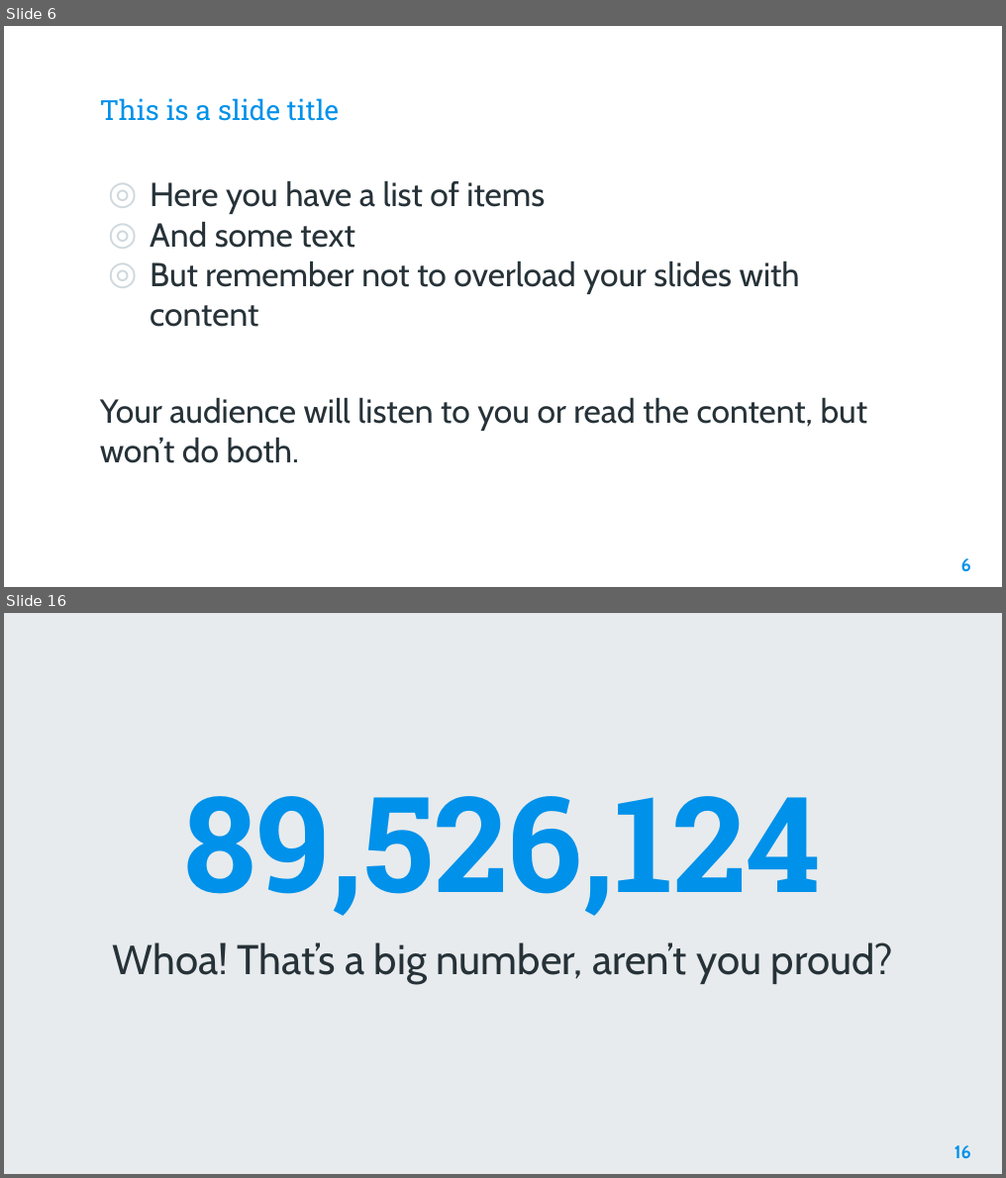
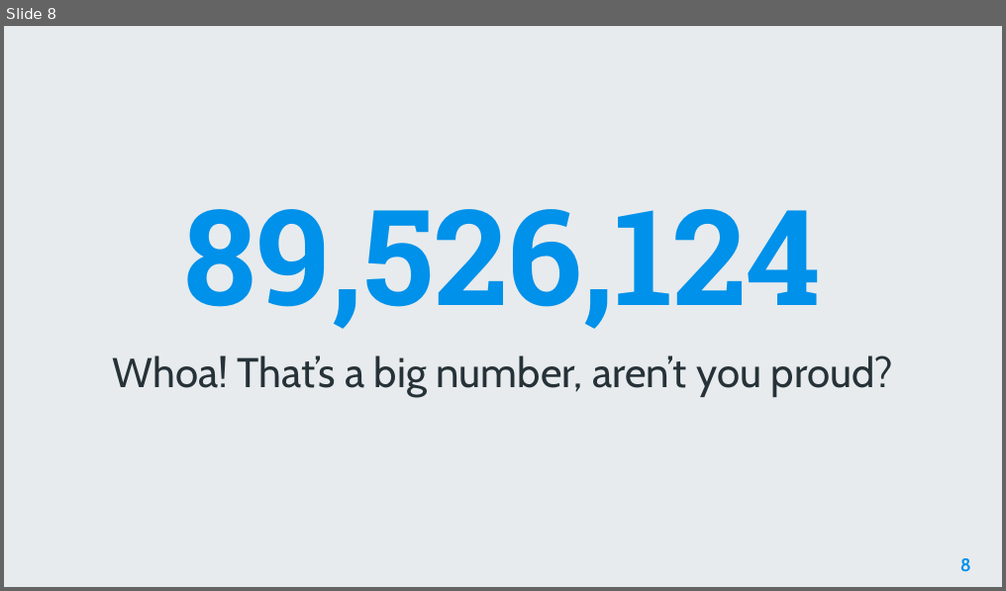
Before and after one commit to AleeRezaa/learn-python, a slide deck: Python.pptx. Shown one above the other, each under a label of ours: slides 6 and 16 before the commit, slide 8 after it; the slides between them are not shown. The pictures are 1006x1178 and 1006x591 pixels, drawn with LibreOffice and Linux fonts; fonts in the diff are those of the drawing; background and template pictures are left out. Boxes give left, top, right and bottom in pixels: in the first picture for what was removed or moved away, otherwise in the second. Text is boxed around its words. In the diff, an @@ line names an element or a change of style, - is before the commit and + after.

```diff
--- a/Python.pptx
+++ b/Python.pptx
@@ slide 6 removed at (x1=4, y1=26, x2=1002, y2=587), background picture (left out) @@
@@ title removed at (x1=100, y1=98, x2=339, y2=121) @@
-This is a slide title
@@ text removed at (x1=100, y1=180, x2=868, y2=464) @@
-◎ Here you have a list of items
-◎ And some text
-◎ But remember not to overload your slides with content
-Your audience will listen to you or read the content, but won’t do both.
@@ page number removed at (x1=961, y1=559, x2=971, y2=572) @@
-6
@@ what was slide 16 is now slide 8 @@
@@ page number at (x1=960, y1=559, x2=971, y2=571): text changed @@
-16
+8
```
Also in this commit, not shown: 2 slides changed, 5 slides added, 36 other slides removed.
